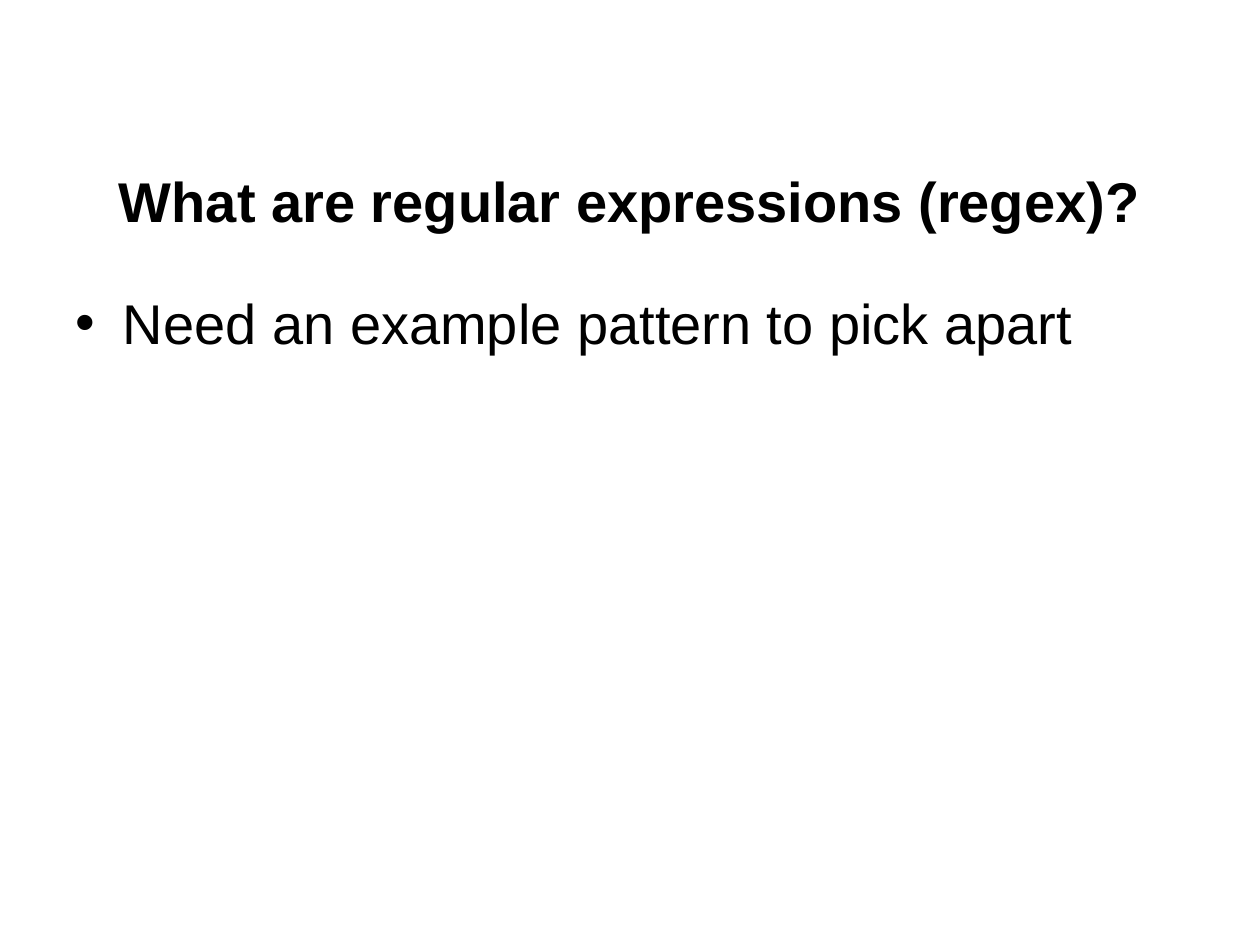
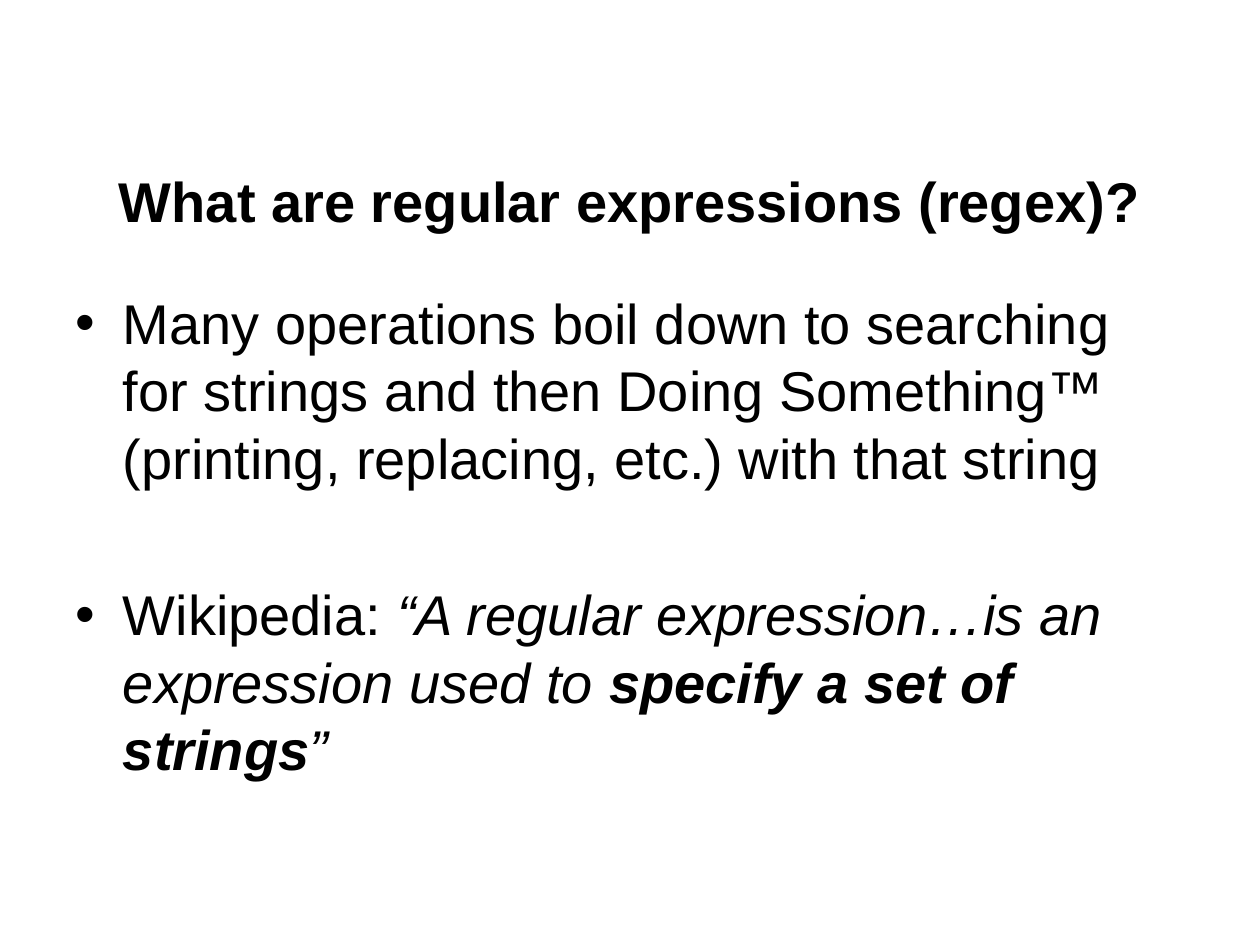
Before and after one commit to jgerity/talks, a slide deck: slide 5 of 2017/computing_workgroup/regex/regular_expressions.pptx. Drawn at 1260x945 pixels with LibreOffice and Linux fonts; fonts in the diff are those of the drawing; background and template pictures are left out. Boxes give left, top, right and bottom in pixels: in the first picture for what was removed or moved away, otherwise in the second. Text is boxed around its words. In the diff, an @@ line names an element or a change of style, - is before the commit and + after.

Commit message:
Added some example regex, metacharacter table, state machine figure

```diff
--- a/2017/computing_workgroup/regex/regular_expressions.pptx
+++ b/2017/computing_workgroup/regex/regular_expressions.pptx
@@ text at [123, 303, 1109, 781]: text changed @@
-• Need an example pattern to pick apart
+• Many operations boil down to searching for strings and then Doing Something™ (printing, replacing, etc.) with that string
+• Wikipedia: “A regular expression…is an expression used to specify a set of strings”
```
Also in this commit, not shown: 3 other slides changed, 5 slides added, 1 slide removed.
